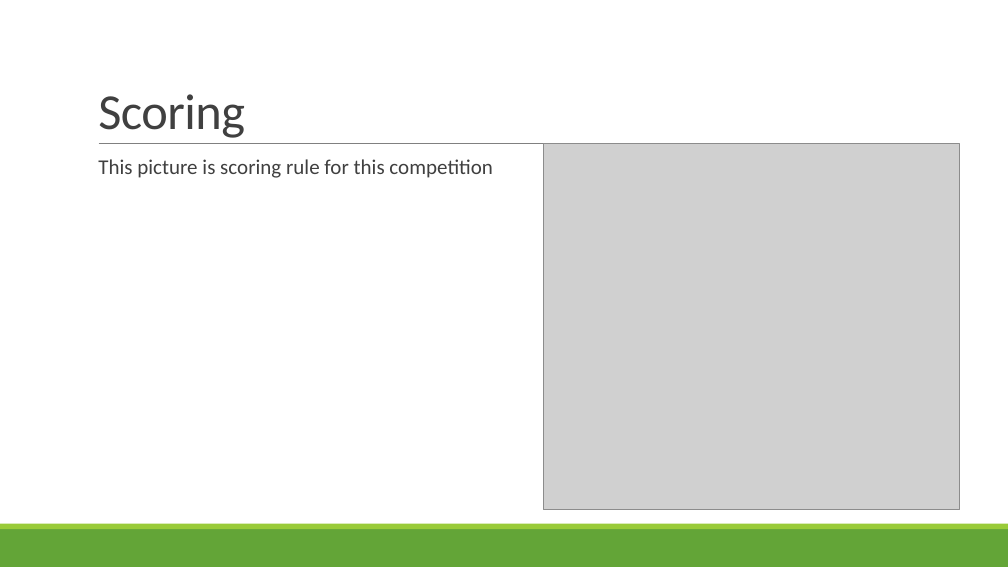
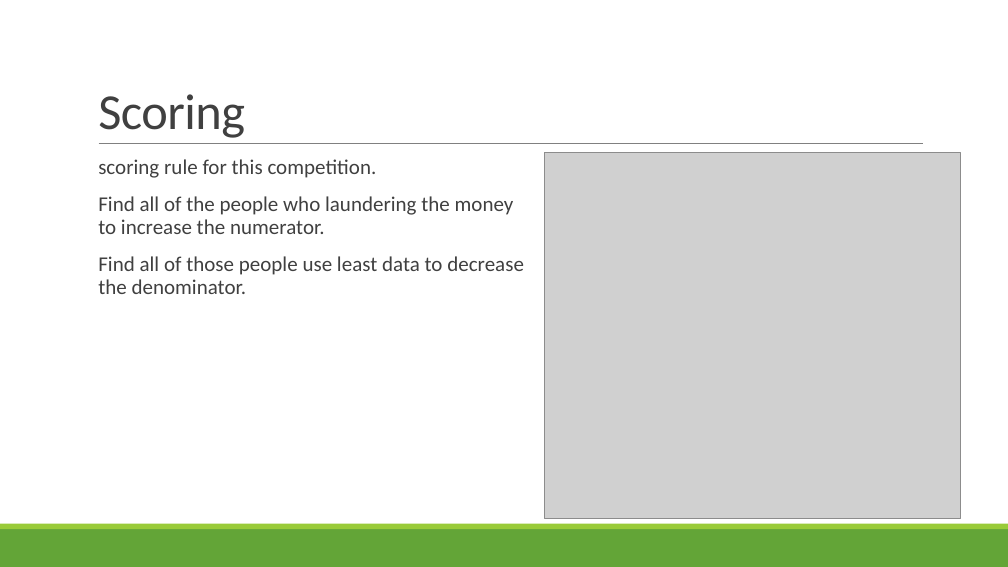
Before and after one commit to KaiTung/Money-laundering-forecast, a slide deck: slide 8 of 期末報告.pptx (slide 5 before the commit). Drawn at 1008x567 pixels with LibreOffice and Linux fonts; fonts in the diff are those of the drawing; grey boxes stand for pictures. Boxes give left, top, right and bottom in pixels: in the first picture for what was removed or moved away, otherwise in the second. Text is boxed around its words. In the diff, an @@ line names an element or a change of style, - is before the commit and + after.

```diff
--- a/期末報告.pptx
+++ b/期末報告.pptx
@@ text at (x1=98, y1=159, x2=524, y2=294): text changed @@
-  This picture is scoring rule for this competition
+  scoring rule for this competition.
+  Find all of the people who laundering the money to increase the numerator.
+  Find all of those people use least data to decrease the denominator.
@@ picture moved from (x1=544, y1=144, x2=960, y2=510) to (x1=545, y1=153, x2=961, y2=519) @@
```
Also in this commit, not shown: 2 other slides changed, 4 slides added, 1 slide removed, 3 other files.
